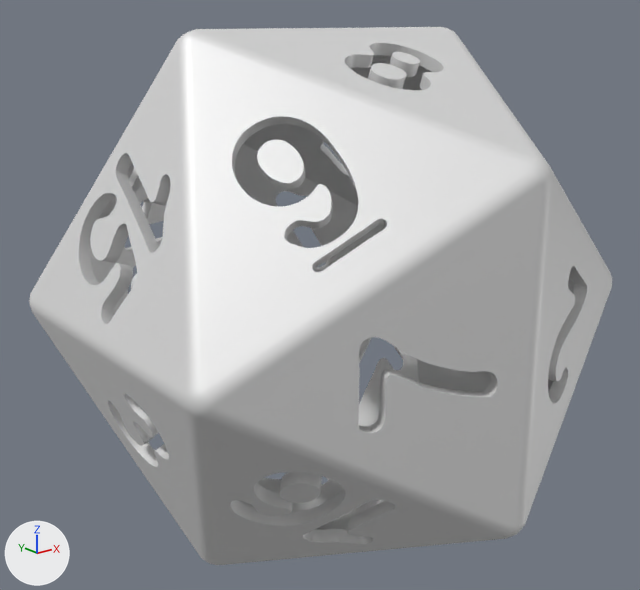
Two versions of the FBX model Tabletop-Simulator-Modding/Assets/Models/Materials/d20 outer.fbx, one commit apart.
Before and after are seen from a 50 mm camera at (-0.967, -1.177, 0.469) aimed at (-0.017, 0.011, -0.007). Arrows for +X, +Y and +Z are at lower left; the lights stay in place. Where no turn or scale is listed for an object, it has been applied to the vertices.

Names of what the first picture shows: 'd20 outer'.
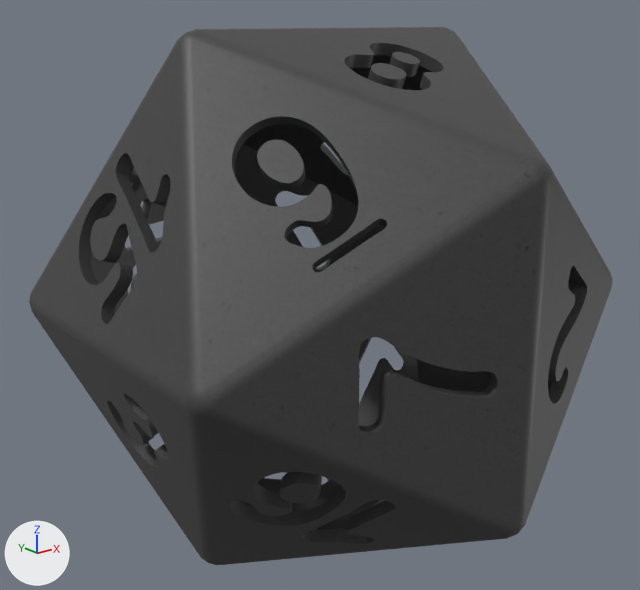
The change, as JSON lines over the scene's bpy script:
```json
{"op": "add", "block": "img_paper_texture_jpg", "code": ["img_paper_texture_jpg = load_image('paper texture.jpg', '../Textures/paper texture.jpg', 1024, 1024, 'sRGB')"]}
{"op": "add", "block": "mat_small_paper", "code": ["mat_small_paper = principled_material('Small paper')", "mat_small_paper.texture = img_paper_texture_jpg"]}
{"block": "me_solid_009", "where": "me_solid_009.from_pydata(...)  # 24090 vertices, 12202 faces; spans x -0.452..0.452, y -0.452..0.452, z -0.452..0.452"}
{"op": "remove", "block": "me_solid_009", "code": "me_solid_009.materials.append(mat_soapstone_001)  # white #e7e7e7"}
{"op": "add", "block": "me_solid_009", "code": "me_solid_009.materials.append(mat_small_paper)  # picture img_paper_texture_jpg"}
```

Boxes (x1, y1, x2, y2) around the edits, measured in the pictures (640 x 590 px):
```json
{"object": "d20 outer", "change": "recoloured", "before": [29, 27, 612, 565], "after": [29, 27, 612, 565], "on screen": "white to grey"}
```
